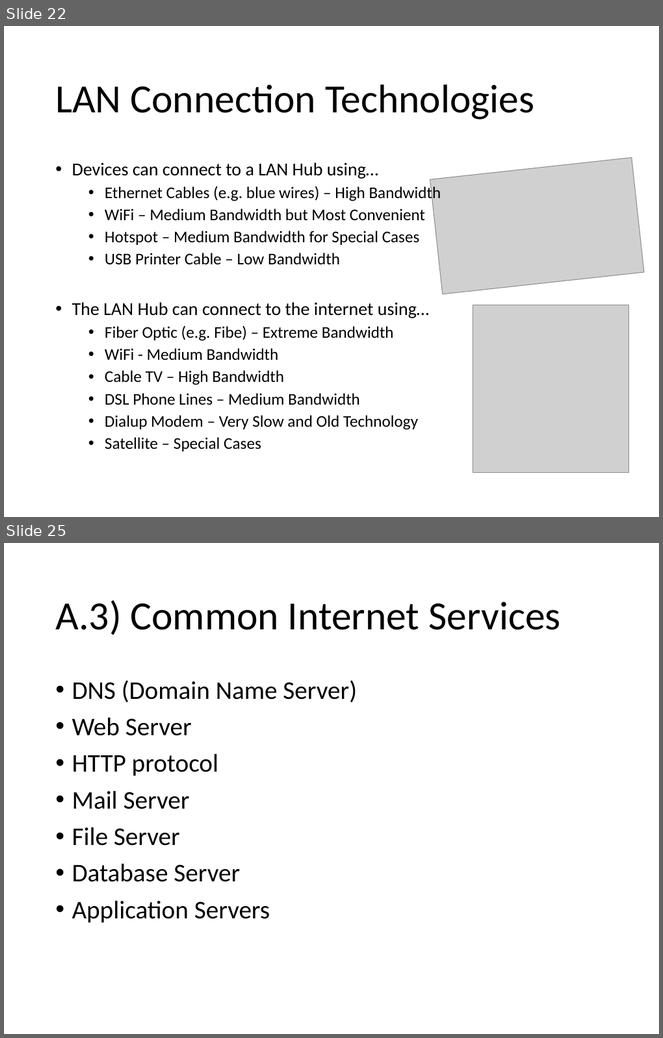
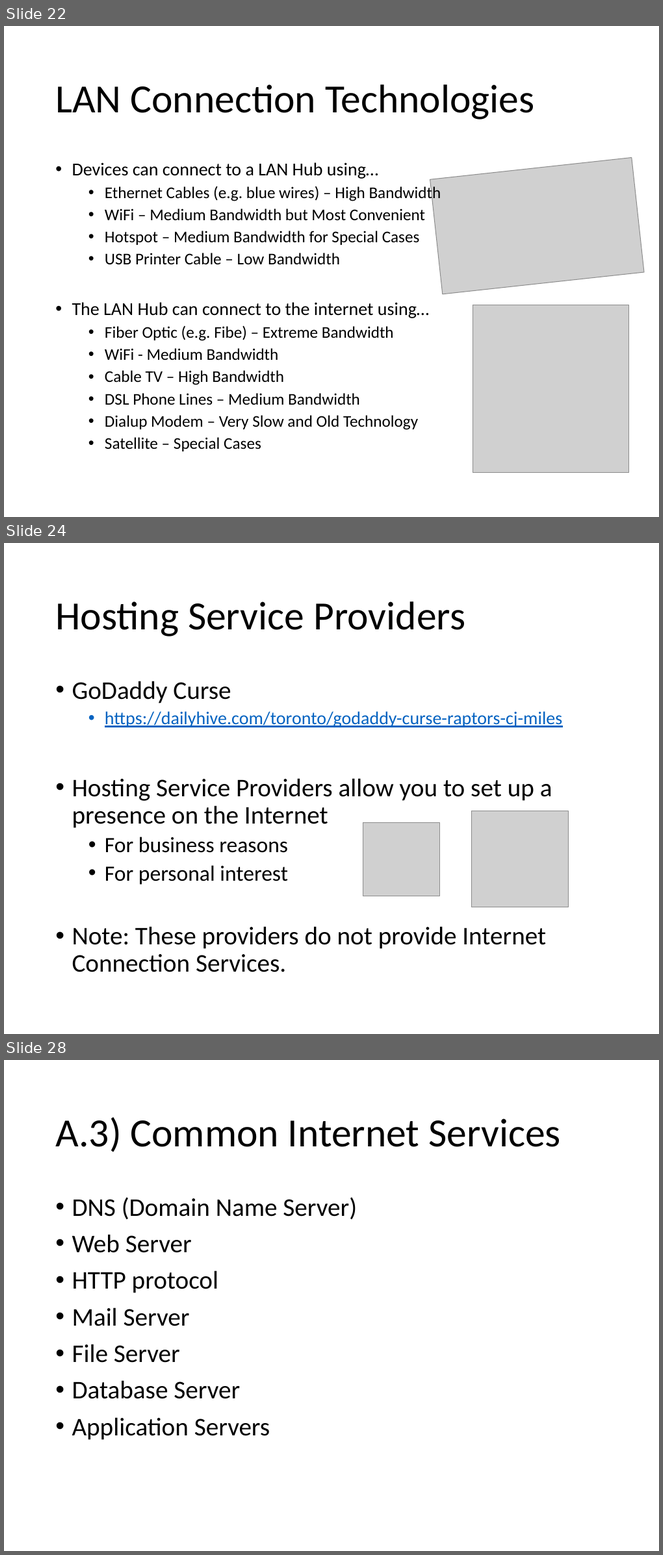
Before and after one commit to Greg5519/ICS3C0, a slide deck: Topic A Computer Systems/A.8 Lesson - World Wide Web.pptx. Shown one above the other, each under a label of ours: slides 22 and 25 before the commit, slides 22, 24 and 28 after it; the slides between them are not shown. The pictures are 663x1038 and 663x1555 pixels, drawn with LibreOffice and Linux fonts; fonts in the diff are those of the drawing; grey boxes stand for pictures. Boxes give left, top, right and bottom in pixels: in the first picture for what was removed or moved away, otherwise in the second. Text is boxed around its words. In the diff, an @@ line names an element or a change of style, - is before the commit and + after.

```diff
--- a/Topic A Computer Systems/A.8 Lesson - World Wide Web.pptx
+++ b/Topic A Computer Systems/A.8 Lesson - World Wide Web.pptx
@@ slide 24 added at [4, 543, 659, 1034], background #FFFFFF @@
@@ title added at [55, 601, 466, 637], 44 pt, text #000000 @@
+Hosting Service Providers
@@ text added at [72, 681, 562, 973], 28 pt, text #000000 @@
+• GoDaddy Curse
+  • https://dailyhive.com/toronto/godaddy-curse-raptors-cj-miles
+• Hosting Service Providers allow you to set up a presence on the Internet
+  • For business reasons
+  • For personal interest
+• Note: These providers do not provide Internet Connection Services.
@@ picture added at [472, 811, 568, 907] @@
@@ picture added at [363, 823, 440, 896] @@
@@ what was slide 25 is now slide 28 @@
```
Also in this commit, not shown: 2 slides changed, 2 other slides added, 2 other files.
